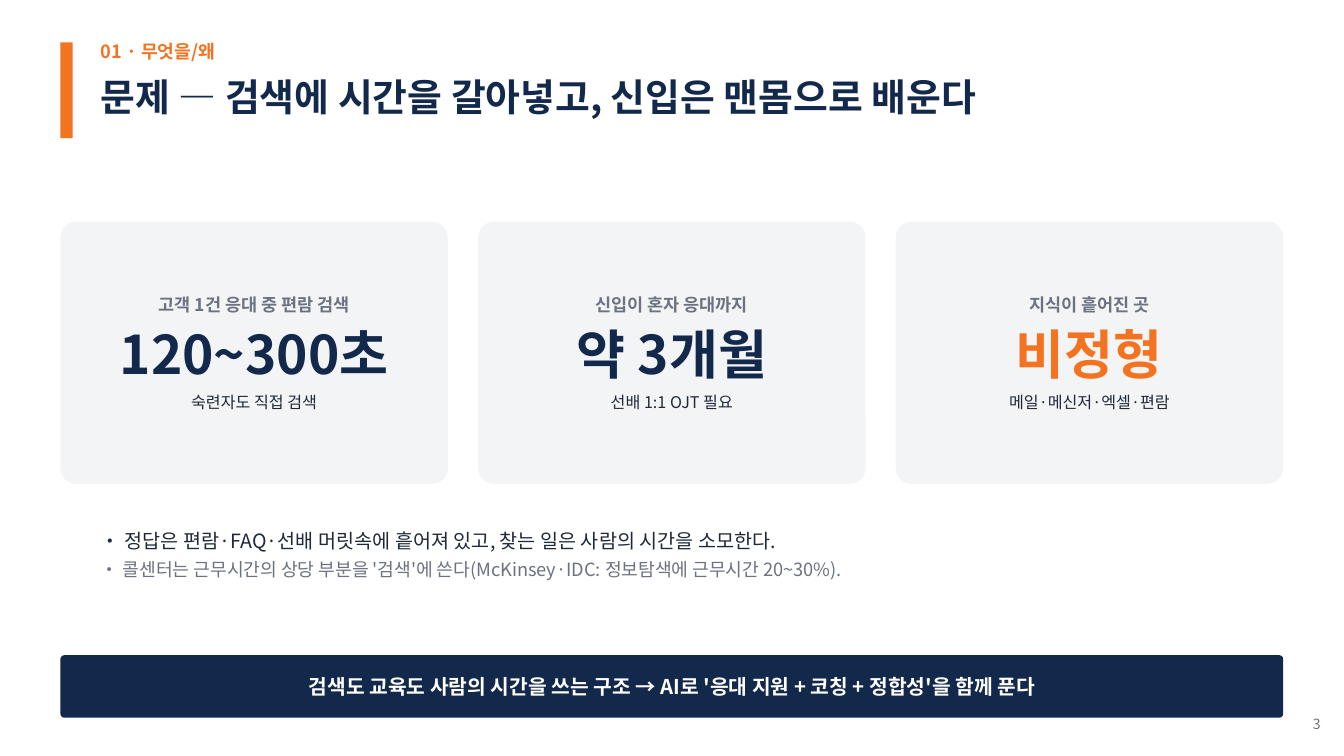
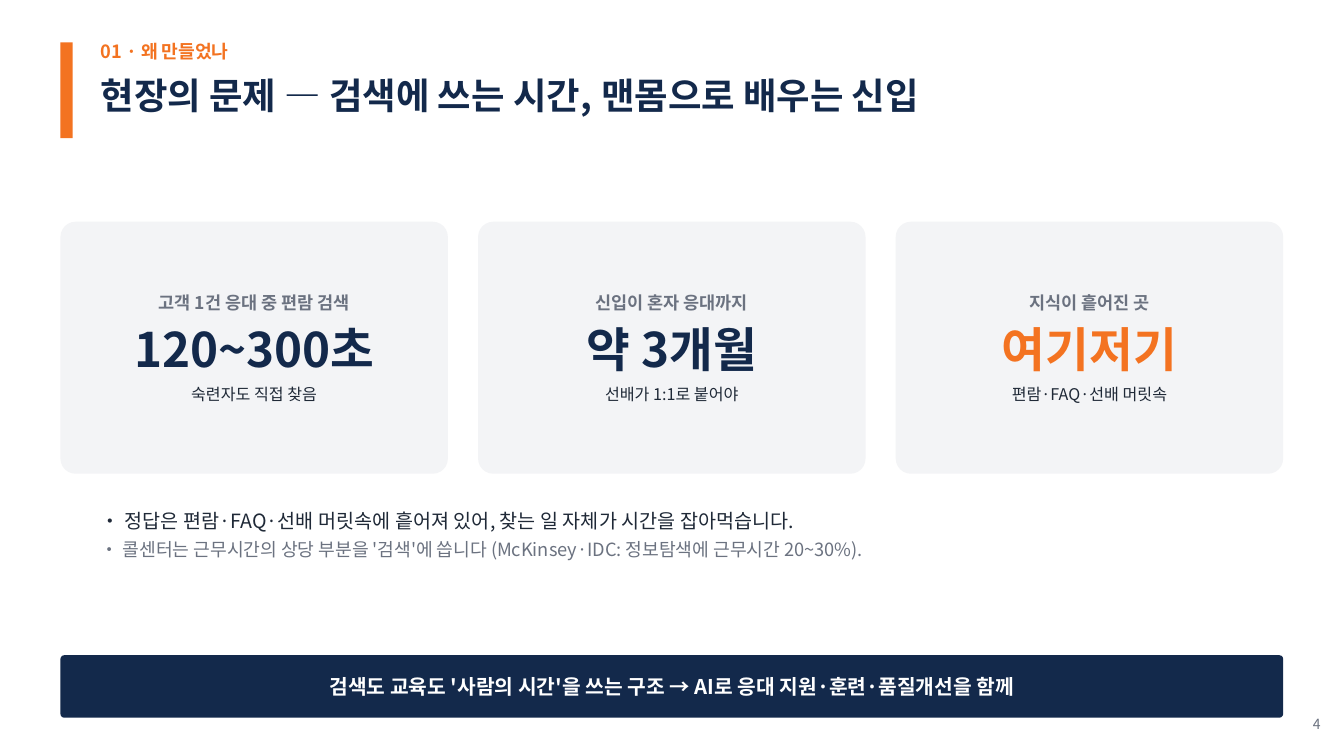
Before and after one commit to woochichichi/2026_HICT_ChatBot, a slide deck: slide 4 of docs/presentation/한화투자증권_AI상담_PoC_30min.pptx (slide 3 before the commit). Drawn at 1344x756 pixels with LibreOffice and Linux fonts; fonts in the diff are those of the drawing. Boxes give left, top, right and bottom in pixels: in the first picture for what was removed or moved away, otherwise in the second. Text is boxed around its words. In the diff, an @@ line names an element or a change of style, - is before the commit and + after.

```diff
--- a/docs/presentation/한화투자증권_AI상담_PoC_30min.pptx
+++ b/docs/presentation/한화투자증권_AI상담_PoC_30min.pptx
@@ text at (x1=101, y1=42, x2=229, y2=60): text changed @@
-01 · 무엇을/왜
+01 · 왜 만들었나
@@ text at (x1=101, y1=78, x2=919, y2=117): text changed; size 27 to 26 pt @@
-문제 — 검색에 시간을 갈아넣고, 신입은 맨몸으로 배운다
+현장의 문제 — 검색에 쓰는 시간, 맨몸으로 배우는 신입
@@ rounded rectangle "고객 1건 응대 중 편람 ..." resized from (x1=60, y1=222, x2=448, y2=484) to (x1=60, y1=222, x2=448, y2=474) @@
@@ rounded rectangle "신입이 혼자 응대까지" resized from (x1=478, y1=222, x2=865, y2=484) to (x1=478, y1=222, x2=865, y2=474) @@
@@ rounded rectangle "지식이 흩어진 곳" resized from (x1=896, y1=222, x2=1284, y2=484) to (x1=896, y1=222, x2=1284, y2=474) @@
@@ text in rounded rectangle at (x1=134, y1=327, x2=374, y2=368): size 38 to 34 pt in "120~300초" @@
@@ text in rounded rectangle at (x1=587, y1=327, x2=757, y2=372): size 38 to 34 pt in "약 3개월" @@
@@ text in rounded rectangle at (x1=1002, y1=327, x2=1177, y2=403): text changed @@
-비정형
-메일·메신저·엑셀·편람
+여기저기
+편람·FAQ·선배 머릿속
@@ text in rounded rectangle at (x1=191, y1=386, x2=317, y2=402): text changed @@
-숙련자도 직접 검색
+숙련자도 직접 찾음
@@ text in rounded rectangle at (x1=605, y1=386, x2=739, y2=402): text changed @@
-선배 1:1 OJT 필요
+선배가 1:1로 붙어야
@@ text at (x1=123, y1=511, x2=862, y2=560): text changed @@
-• 정답은 편람·FAQ·선배 머릿속에 흩어져 있고, 찾는 일은 사람의 시간을 소모한다.
-• 콜센터는 근무시간의 상당 부분을 '검색'에 쓴다(McKinsey·IDC: 정보탐색에 근무시간 20~30%).
+• 정답은 편람·FAQ·선배 머릿속에 흩어져 있어, 찾는 일 자체가 시간을 잡아먹습니다.
+• 콜센터는 근무시간의 상당 부분을 '검색'에 씁니다 (McKinsey·IDC: 정보탐색에 근무시간 20~30%).
@@ text in rounded rectangle at (x1=330, y1=677, x2=1014, y2=696): text changed @@
-검색도 교육도 사람의 시간을 쓰는 구조 → AI로 '응대 지원 + 코칭 + 정합성'을 함께 푼다
+검색도 교육도 '사람의 시간'을 쓰는 구조 → AI로 응대 지원·훈련·품질개선을 함께
@@ text at (x1=1313, y1=719, x2=1321, y2=729): text changed @@
-3
+4
```
Also in this commit, not shown: 19 other slides changed, 8 slides added, 10 slides removed, 10 other files.
